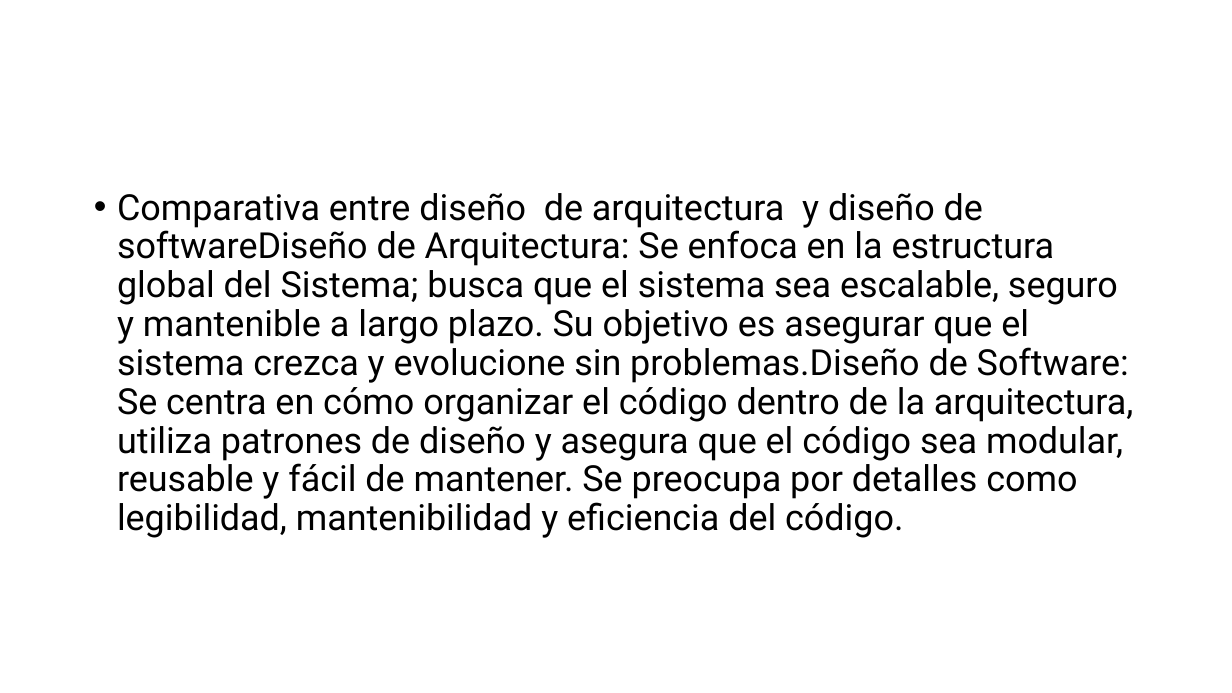
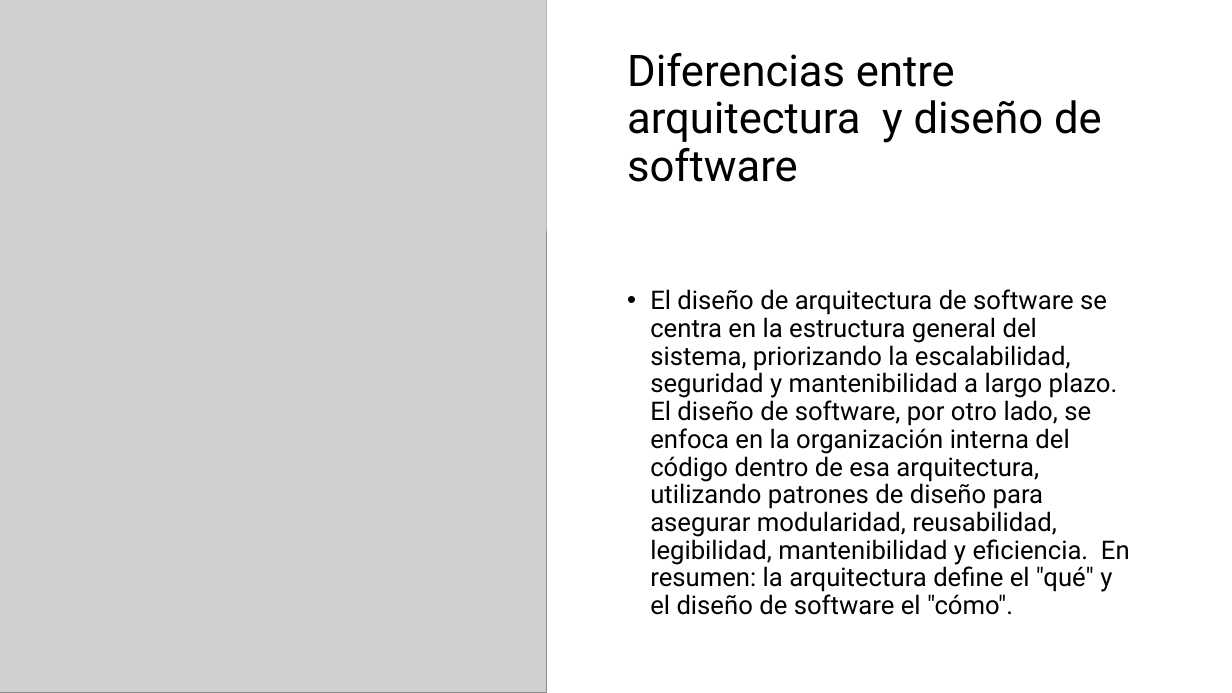
Before and after one commit to juban1234/trimestre-5, a slide deck: slide 3 of carlos/Arquitectura de diseño de programacion.pptx. Drawn at 1232x693 pixels with LibreOffice and Linux fonts; fonts in the diff are those of the drawing; grey boxes stand for pictures. Boxes give left, top, right and bottom in pixels: in the first picture for what was removed or moved away, otherwise in the second. Text is boxed around its words. In the diff, an @@ line names an element or a change of style, - is before the commit and + after.

```diff
--- a/carlos/Arquitectura de diseño de programacion.pptx
+++ b/carlos/Arquitectura de diseño de programacion.pptx
@@ picture added at box(0, 0, 547, 693) @@
@@ rectangle added at box(547, 0, 1232, 231), fill #FFFFFF @@
@@ title added at box(627, 53, 1102, 182), 34 pt, text #000000 @@
+Diferencias entre arquitectura y diseño de software
@@ text "El diseño de arquitectura de ..." at box(650, 289, 1130, 615): vertical alignment top to middle @@
@@ text at box(650, 289, 1130, 615): text changed; size 28 to 20 pt @@
-• Comparativa entre diseño de arquitectura y diseño de softwareDiseño de Arquitectura: Se enfoca en la estructura global del Sistema; busca que el sistema sea escalable, seguro y mantenible a largo plazo. Su objetivo es asegurar que el sistema crezca y evolucione sin problemas.Diseño de Software: Se centra en cómo organizar el código dentro de la arquitectura, utiliza patrones de diseño y asegura que el código sea modular, reusable y fácil de mantener. Se preocupa por detalles como legibilidad, mantenibilidad y eficiencia del código.
+• El diseño de arquitectura de software se centra en la estructura general del sistema, priorizando la escalabilidad, seguridad y mantenibilidad a largo plazo. El diseño de software, por otro lado, se enfoca en la organización interna del código dentro de esa arquitectura, utilizando patrones de diseño para asegurar modularidad, reusabilidad, legibilidad, mantenibilidad y eficiencia. En resumen: la arquitectura define el "qué" y el diseño de software el "cómo".
```
Also in this commit, not shown: 3 other slides changed, 52 other files.
